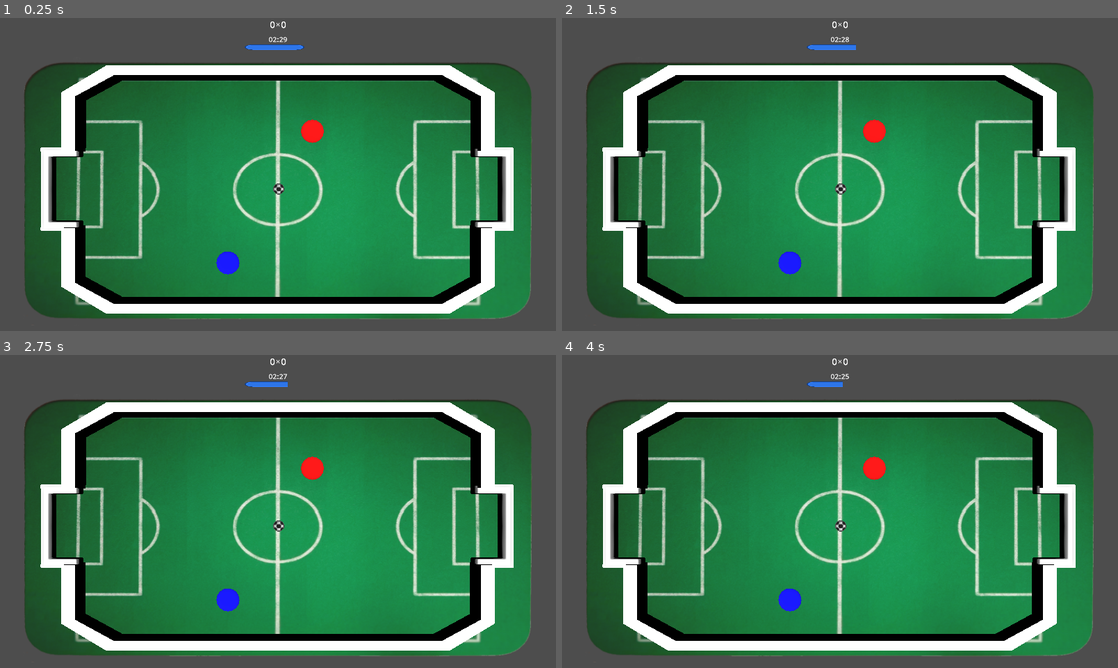
Above: before the commit, frames 1-4 (two rows, left to right).
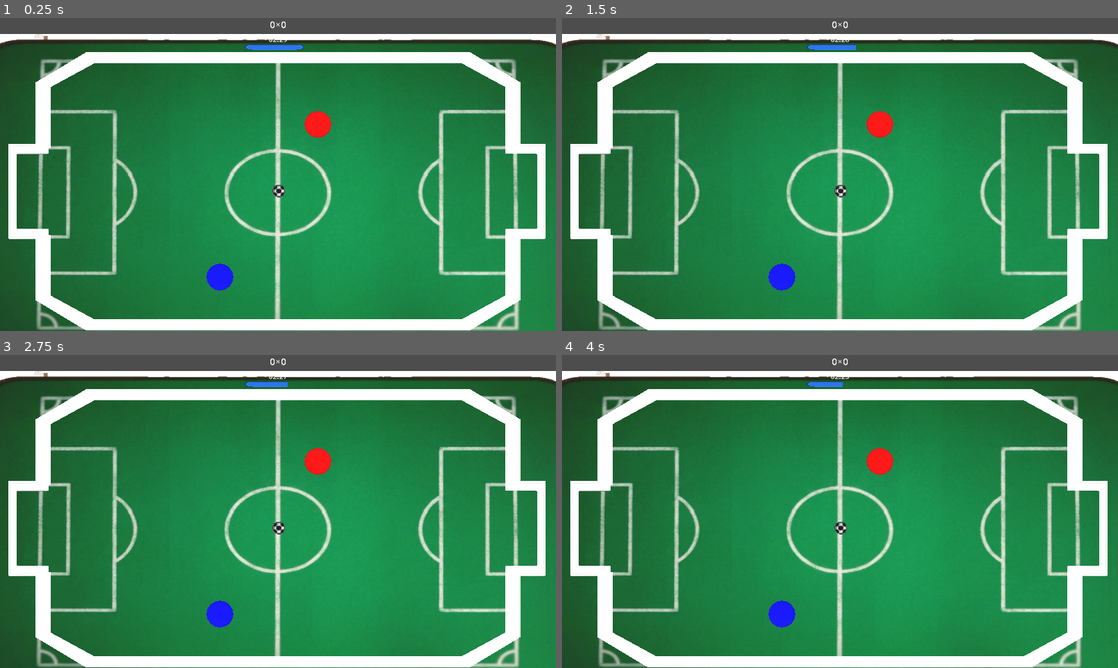
Above: after the commit, the same moments.

Repository: PelvicPsycho/ultimate-botao
Game: Godot game, scene res://Temporarios/Scenes_testes/MatchScene1.tscn
The game is run twice, just before and just after one commit, with the same random seed, the same clock (stepped at 60 frames per second) and the same inputs. This scene is started directly instead of the project's main scene.
Inputs (mouse positions are in pixels of both pictures, inside the frame that each line leads up to):
- Up to frame 1 (0.25 s): no input
- Up to frame 2 (1.5 s): tap Enter at 0.5 s; move the mouse to (962, 158) at 0.52 s; tap 1 at 0.6 s; click (962, 158) at 0.67 s; tap Space at 1.25 s; drag from (728, 190) to (812, 237) at 1.27 s
- Up to frame 3 (2.75 s): tap Enter at 2 s; move the mouse to (333, 442) at 2.02 s; tap 3 at 2.1 s; click (333, 442) at 2.17 s
- Up to frame 4 (4 s): tap Space at 2.75 s; drag from (812, 574) to (673, 464) at 2.77 s; move the mouse to (1006, 558) at 3.52 s; tap 2 at 3.6 s; click (1006, 558) at 3.67 s

The runs differ from the first frame. In frame 1, 46% of the frame differs, in the area x 0-100%, y 5-100%; in frame 2, 46%; in frame 3, 46%; in frame 4, 46%.

Commit message:
Fix pro erro da seta de drag

Diff:
--- a/Componentes/PlayerV2/player.gd
+++ b/Componentes/PlayerV2/player.gd
@@ -14,6 +14,7 @@
 var is_dragging: bool = false
 var is_pointer_inside: bool = false #Mouse/dedo dentro da peça
 var posicao_inicial_toque: Vector2 = Vector2.ZERO
+var vetor_arrasto_atual: Vector2 = Vector2.ZERO
 
 # Variáveis do Modo Empurrar
 var direcao_travada: bool = false
@@ -86,6 +87,7 @@
 	if event is InputEventMouseButton and event.button_index == MOUSE_BUTTON_LEFT:
 		if event.pressed:
 			is_dragging = true
+			vetor_arrasto_atual = Vector2.ZERO
 			posicao_inicial_toque = event.position
 
 			# Resets específicos
@@ -145,6 +147,7 @@
 # ==========================================
 func _atualizar_mira_puxar(posicao_atual: Vector2) -> void:
 	# Se o ponteiro NÃO estiver dentro da peça, desenha a mira
+	vetor_arrasto_atual = posicao_inicial_toque - posicao_atual
 	if not is_pointer_inside:
 		var vetor_arrasto_2d = posicao_inicial_toque - posicao_atual
 		_desenhar_mira(vetor_arrasto_2d)
@@ -155,6 +158,15 @@
 func _chutar_peca_puxar(posicao_final: Vector2) -> void:
 	var vetor_arrasto_2d = posicao_inicial_toque - posicao_final
 	_aplicar_forca(vetor_arrasto_2d)
+
+func puxar_no_timeout():
+	if not is_dragging:
+		return
+	if vetor_arrasto_atual.length() > 5.0:
+		_aplicar_forca(vetor_arrasto_atual)
+	else:
+		_cancelar_interacao()
+		turnPlayed.emit()
 
 # ==========================================
 # LÓGICA MODO 2: EMPURRAR
--- a/Scripts Globais/MatchState.gd
+++ b/Scripts Globais/MatchState.gd
@@ -61,7 +61,18 @@
 		label_away.text = str(awayScore)
 
 func _on_lance_acabou() -> void:
-	changeTurn()
+	var alguma_peca_arrastada = false
+	var peca_arrastada
+	for piece in allPieces: #verifica se alguma peca esta sendo arrastada
+		if piece.is_dragging == true:
+			alguma_peca_arrastada = true
+			peca_arrastada = piece
+			break
+	if alguma_peca_arrastada:
+		timer.lance_rodando = true
+		peca_arrastada.puxar_no_timeout()
+	else:
+		changeTurn()
 
 func _on_partida_acabou() -> void:
 	timer.parar_tudo()
--- a/Temporarios/Scenes_testes/MatchScene1.tscn
+++ b/Temporarios/Scenes_testes/MatchScene1.tscn
@@ -48,7 +48,9 @@
 shadow_mesh = SubResource("ArrayMesh_5cwc2")
 
 [sub_resource type="StandardMaterial3D" id="StandardMaterial3D_4bqcb"]
-transparency = 1
+transparency = 3
+alpha_hash_scale = 1.0
+alpha_antialiasing_mode = 0
 albedo_texture = ExtResource("4_oeav1")
 
 [sub_resource type="BoxShape3D" id="BoxShape3D_a60kw"]
@@ -102,6 +104,7 @@
 
 [node name="Camera3D" type="Camera3D" parent="." unique_id=1003734817]
 transform = Transform3D(1, 0, 0, 0, -4.371139e-08, 1, 0, -1, -4.371139e-08, 0, 2.875, -0.18965834)
+projection = 1
 current = true
 size = 3.6
 
Not shown, changed: .gitignore
